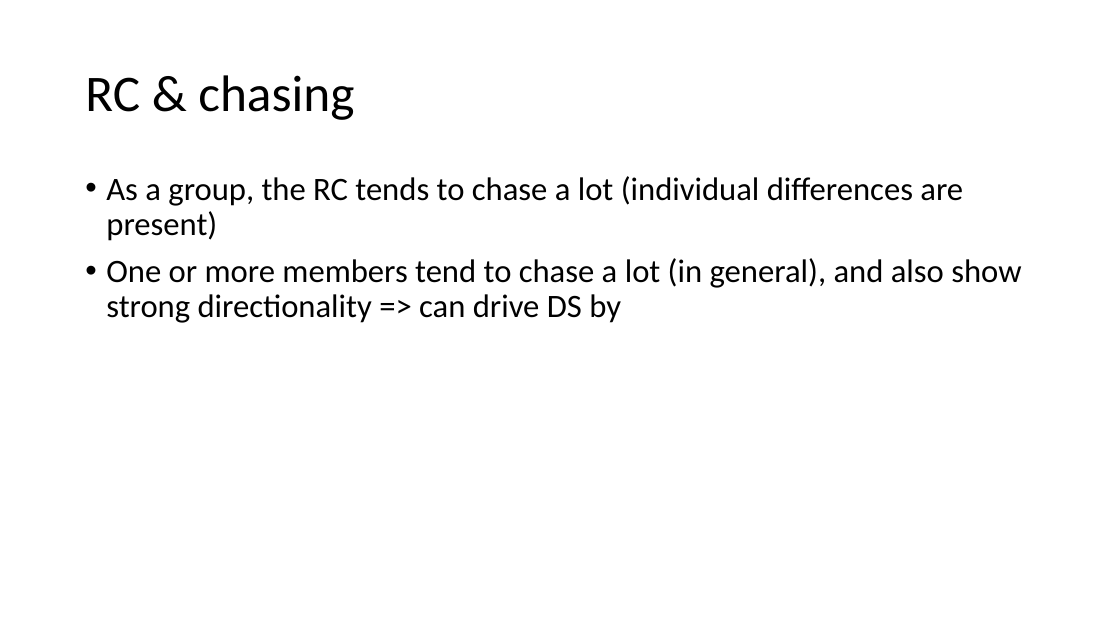
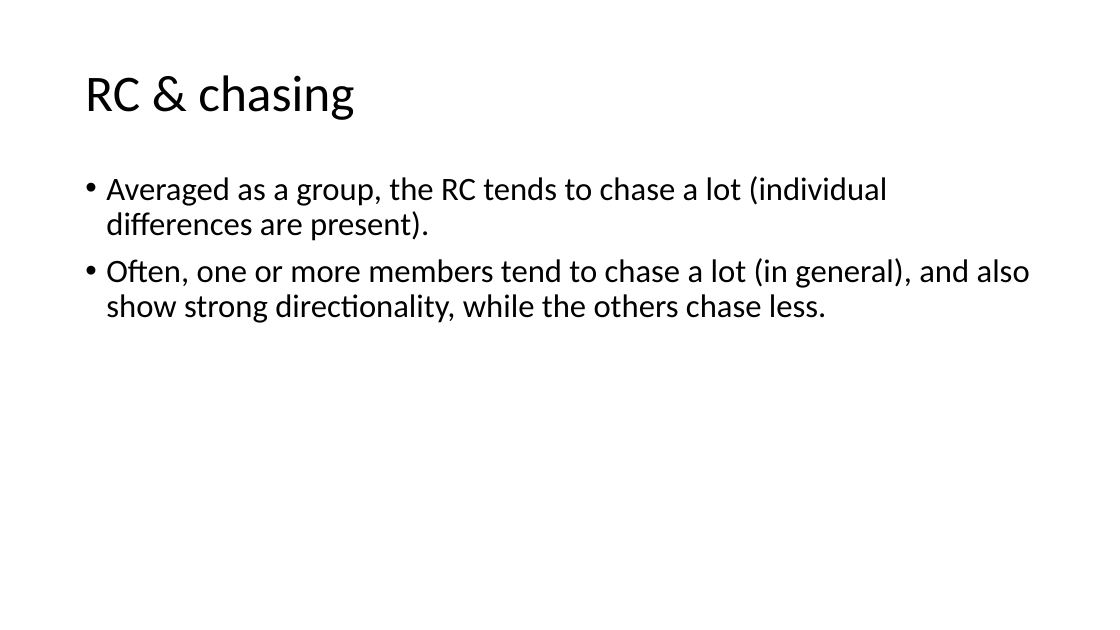
Before and after one commit to KelschLAB/NoSeMaze-stableRichClubs, a slide deck: slide 3 of plots/David rank & RC.pptx (slide 2 before the commit). Drawn at 1120x630 pixels with LibreOffice and Linux fonts; fonts in the diff are those of the drawing. Boxes give left, top, right and bottom in pixels: in the first picture for what was removed or moved away, otherwise in the second. Text is boxed around its words. In the diff, an @@ line names an element or a change of style, - is before the commit and + after.

Commit message:
presentation

```diff
--- a/plots/David rank & RC.pptx
+++ b/plots/David rank & RC.pptx
@@ text at bbox=[106, 176, 1030, 323]: text changed @@
-• As a group, the RC tends to chase a lot (individual differences are present)
-• One or more members tend to chase a lot (in general), and also show strong directionality => can drive DS by
+• Averaged as a group, the RC tends to chase a lot (individual differences are present).
+• Often, one or more members tend to chase a lot (in general), and also show strong directionality, while the others chase less.
```
Also in this commit, not shown: 3 slides added, 2 slides removed, 15 other files.
